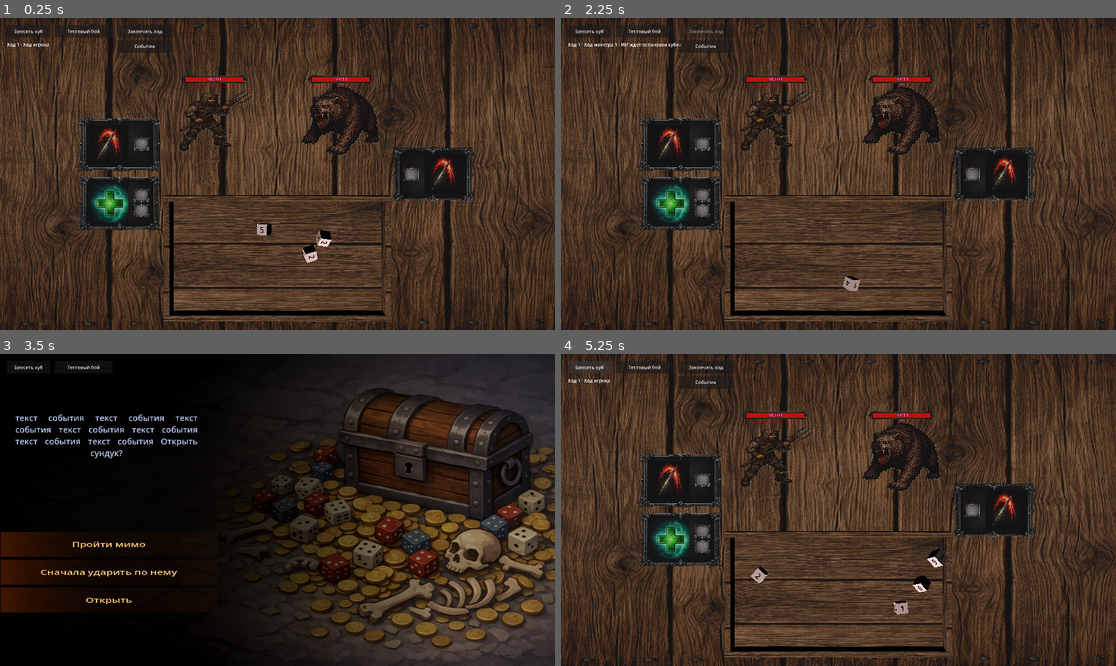
Above: before the commit, frames 1-4 (two rows, left to right).
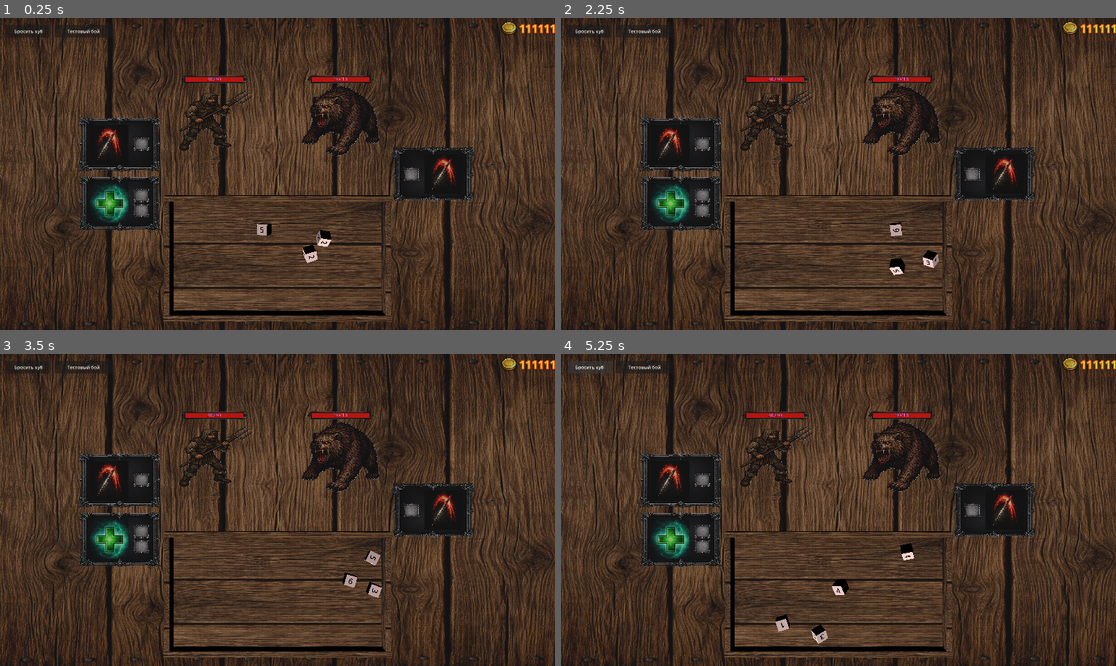
Above: after the commit, the same moments.

Repository: olegbogai-web/dicegame
Game: Godot game, scene res://scenes/new_battle_table.tscn
Two runs of this game, one before a commit and one after it. Both use one fixed random seed, a clock stepped at 60 frames per second and the inputs below. This scene is started directly instead of the project's main scene.
Inputs (mouse positions are in pixels of both pictures, inside the frame that each line leads up to):
- Up to frame 1 (0.25 s): no input
- Up to frame 2 (2.25 s): click "Бросить куб" at 0.5 s; click "Тестовый бой" at 1.25 s; click (705, 30) at 2 s, where only the run before the commit has a clickable "Закончить ход"
- Up to frame 3 (3.5 s): click (144, 382) at 2.75 s, where only the run before the commit has a clickable "Событие"
- Up to frame 4 (5.25 s): click "Бросить куб" at 3.5 s; click "Тестовый бой" at 4.25 s; click "Бросить куб" at 5 s

The runs differ from the first frame. In frame 1, 0.5% of the frame differs, in the area x 1-100%, y 1-12%; in frame 2, 1.0%; in frame 3, 77%, in the area x 0-100%, y 0-100%; in frame 4, 1.4%.

Commit message:
добавил коече

Diff:
--- a/scenes/new_battle_table.tscn
+++ b/scenes/new_battle_table.tscn
@@ -12,6 +12,7 @@
 [ext_resource type="Texture2D" uid="uid://cr5mbqdxoaee3" path="res://assets/entity/monsters/test_player.png" id="9_v3i8a"]
 [ext_resource type="PackedScene" uid="uid://damoph5umarop" path="res://scenes/ability_reward.tscn" id="10_df7hy"]
 [ext_resource type="Texture2D" uid="uid://dxvwoyqvt34rk" path="res://assets/artefacts/necklace_strength.png" id="10_tw8gb"]
+[ext_resource type="Texture2D" uid="uid://c2npj028il5ih" path="res://assets/ui/coin.png" id="13_aextr"]
 
 [sub_resource type="StandardMaterial3D" id="StandardMaterial3D_gpgk3"]
 albedo_texture = ExtResource("3_5yklm")
@@ -89,6 +90,12 @@
 albedo_texture = ExtResource("10_tw8gb")
 
 [sub_resource type="PlaneMesh" id="PlaneMesh_kitqn"]
+
+[sub_resource type="StandardMaterial3D" id="StandardMaterial3D_kitqn"]
+transparency = 1
+albedo_texture = ExtResource("13_aextr")
+
+[sub_resource type="PlaneMesh" id="PlaneMesh_14ef2"]
 
 [node name="battle_table" type="Node3D" unique_id=2051974326]
 script = ExtResource("2_runtime")
@@ -228,6 +235,7 @@
 mesh = SubResource("PlaneMesh_v2h1w")
 
 [node name="UI" type="CanvasLayer" parent="." unique_id=151234001]
+visible = false
 
 [node name="EndTurnButton" type="Button" parent="UI" unique_id=151234002]
 offset_left = 406.0
@@ -260,9 +268,11 @@
 
 [node name="ability_reward" parent="." unique_id=769588038 instance=ExtResource("10_df7hy")]
 transform = Transform3D(1.5, 0, 0, 0, 1.5, 0, 0, 0, 1.5, 0, 4, 0)
+visible = false
 
 [node name="artefact_frame_reward" type="MeshInstance3D" parent="." unique_id=1132208606]
 transform = Transform3D(1, 0, 0, 0, 1, 0, 0, 0, 1, 0, 4.02, -0.5158154)
+visible = false
 sorting_offset = 3.0
 material_override = SubResource("StandardMaterial3D_ojcrh")
 mesh = SubResource("PlaneMesh_aextr")
@@ -272,3 +282,16 @@
 sorting_offset = 5.0
 material_override = SubResource("StandardMaterial3D_2v2t6")
 mesh = SubResource("PlaneMesh_kitqn")
+
+[node name="coin" type="MeshInstance3D" parent="." unique_id=1036548424]
+transform = Transform3D(0.4, 0, 0, 0, 0.4, 0, 0, 0, 0.4, 11.010382, 0.01, -6.9212484)
+material_override = SubResource("StandardMaterial3D_kitqn")
+mesh = SubResource("PlaneMesh_14ef2")
+
+[node name="number_of_coins" type="Label3D" parent="coin" unique_id=1339183544]
+transform = Transform3D(1, 0, 0, 0, -4.371139e-08, 1, 0, -1, -4.371139e-08, 3.429618, 0, 0)
+pixel_size = 0.04
+modulate = Color(0.8980392, 0.84313726, 0.3254902, 1)
+outline_modulate = Color(0.8392157, 0.32156864, 0.011764706, 1)
+text = "111111"
+outline_size = 10
Binary file added: assets/ui/coin.png
